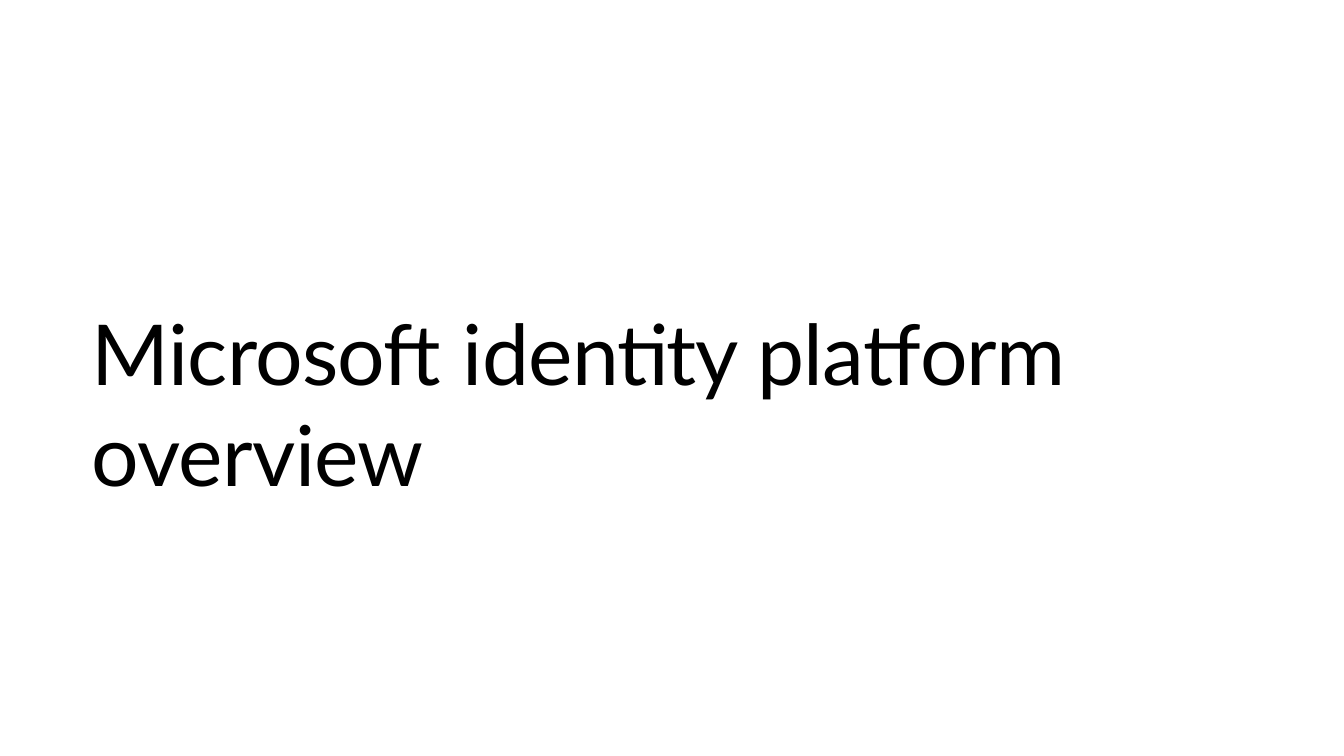
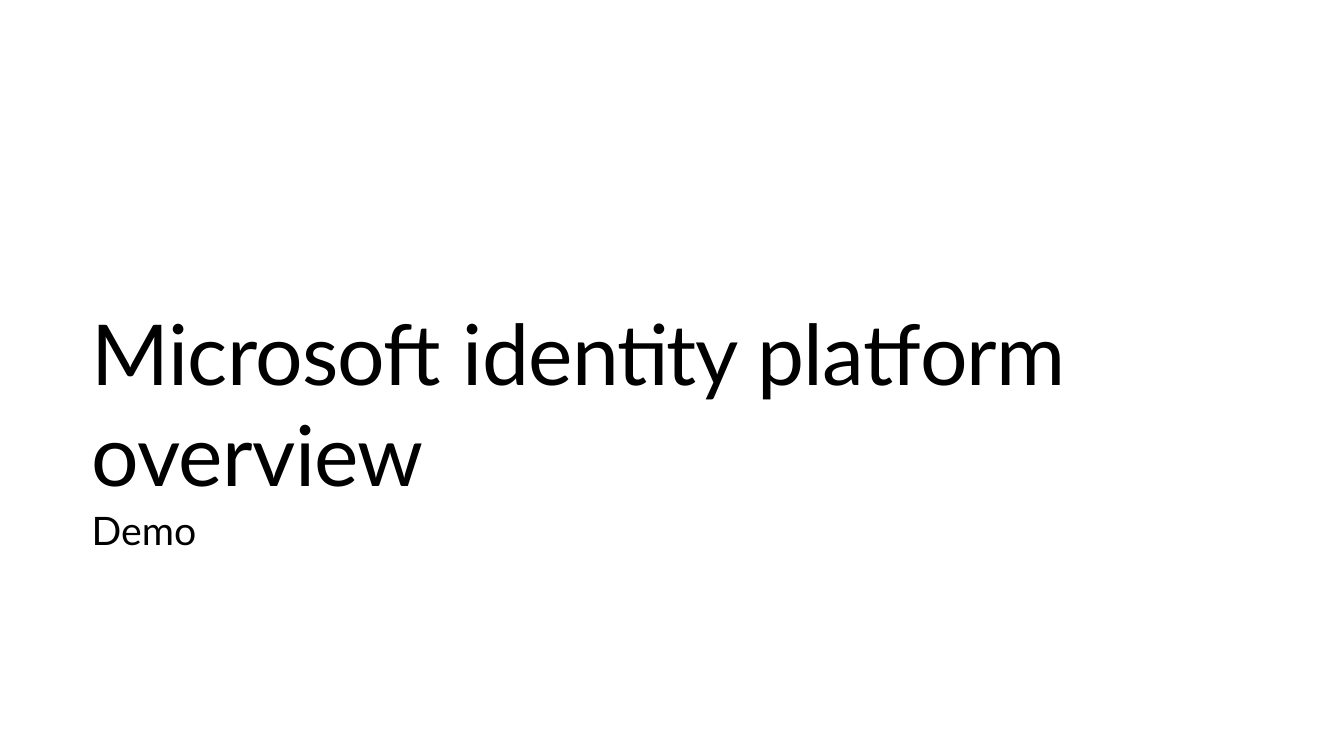
Before and after one commit to kylemar/LOB-Apps-for-IT-Pros, a slide deck: slide 4 of LOB apps for ITPros.pptx. Drawn at 1344x756 pixels with LibreOffice and Linux fonts; fonts in the diff are those of the drawing; background and template pictures are left out. Boxes give left, top, right and bottom in pixels: in the first picture for what was removed or moved away, otherwise in the second. Text is boxed around its words. In the diff, an @@ line names an element or a change of style, - is before the commit and + after.

```diff
--- a/LOB apps for ITPros.pptx
+++ b/LOB apps for ITPros.pptx
@@ text added at [92,517,197,546], 28 pt, text #000000 @@
+Demo
```
Also in this commit, not shown: 22 other slides changed, 20 slides added, 2 slides removed, 1 other file.
